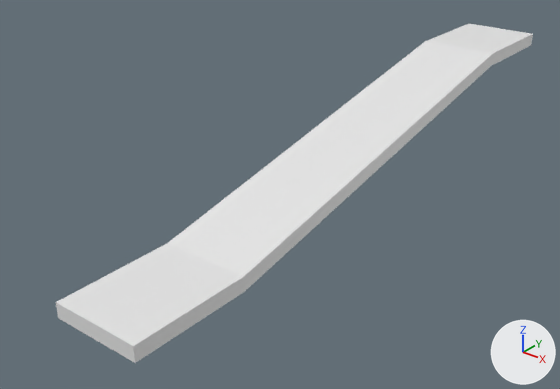
Renders of the Blender file Assets/Models/Paths/StraightRampFlat.blend from each side of a commit.
Camera for both pictures: a camera (50 mm lens) standing at (13.7, -32.6, 8.3) and looking at (-1.2, -14.0, -3.2). The axes (+X, +Y, +Z) are drawn at lower right. The lights are the same throughout.

The older version as bpy lines, for what is in view:
```python
me_cube_001 = bpy.data.meshes.new('Cube.001')
me_cube_001.from_pydata(...)  # 16 vertices, 14 faces; spans x -1.5..1.5, y -23.0..0.0, z -3.5..0.0
ob_path = bpy.data.objects.new('Path', me_cube_001)
ob_path.location = (0.0, 0.0, 0.0)
```
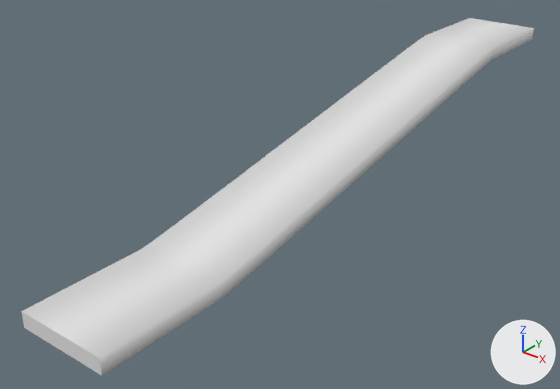
What changed in the scene script:
```text
Add cu_beziercurve_001:
    cu_beziercurve_001 = bpy.data.curves.new('BezierCurve.001', 'CURVE')
    cu_beziercurve_001.dimensions = '3D'
    _sp = cu_beziercurve_001.splines.new('BEZIER'); _sp.bezier_points.add(3)
    _sp.bezier_points.foreach_set('co', [0.0, 0.0, 0.0, 0.0, -4.0, 0.0, 0.0, -20.0, -3.0, 0.0, -24.0, -3.0])
    _sp.bezier_points.foreach_set('handle_left', [0.0, 0.5, 0.0, 0.0, -3.5, 0.0, 0.0, -19.5, -3.0, 0.0, -23.5, -3.0])
    _sp.bezier_points.foreach_set('handle_right', [0.0, -0.5, 0.0, 0.0, -4.5, 0.0, 0.0, -20.5, -3.0, 0.0, -24.5, -3.0])
    for _p, _l, _r in zip(_sp.bezier_points, ['ALIGNED', 'ALIGNED', 'ALIGNED', 'ALIGNED'], ['ALIGNED', 'ALIGNED', 'ALIGNED', 'ALIGNED']): _p.handle_left_type = _l; _p.handle_right_type = _r
    _sp.order_u = 0
    _sp.order_v = 0
    cu_beziercurve_001.use_path = True
    cu_beziercurve_001.use_path_clamp = True
    cu_beziercurve_001.bevel_mode = 'OBJECT'
    cu_beziercurve_001.bevel_resolution = 1
    cu_beziercurve_001.fill_mode = 'FULL'
    cu_beziercurve_001.use_fill_caps = True
    cu_beziercurve_001.bevel_object = ob_shape
Add cu_beziercircle:
    cu_beziercircle = bpy.data.curves.new('BezierCircle', 'CURVE')
    cu_beziercircle.dimensions = '3D'
    _sp = cu_beziercircle.splines.new('BEZIER'); _sp.bezier_points.add(3)
    _sp.bezier_points.foreach_set('co', [-1.5, -0.25, 0.0, -1.5, 0.25, 0.0, 1.5, 0.25, 0.0, 1.5, -0.25, 0.0])
    _sp.bezier_points.foreach_set('handle_left', [-0.5, -0.25, 0.0, -1.5, 0.0833, 0.0, 0.5, 0.25, 0.0, 1.5, -0.0833, 0.0])
    _sp.bezier_points.foreach_set('handle_right', [-1.5, -0.0833, 0.0, -0.5, 0.25, 0.0, 1.5, 0.0833, 0.0, 0.5, -0.25, 0.0])
    for _p, _l, _r in zip(_sp.bezier_points, ['VECTOR', 'VECTOR', 'VECTOR', 'VECTOR'], ['VECTOR', 'VECTOR', 'VECTOR', 'VECTOR']): _p.handle_left_type = _l; _p.handle_right_type = _r
    _sp.order_u = 0
    _sp.order_v = 0
    _sp.use_cyclic_u = True
    cu_beziercircle.use_path = True
    cu_beziercircle.use_path_clamp = True
    cu_beziercircle.fill_mode = 'FULL'
Change ob_path:
    ob_path: bpy.data.objects.new('Path', me_cube_001) -> bpy.data.objects.new('Path', cu_beziercurve_001)
Add ob_shape:
    ob_shape = bpy.data.objects.new('Shape', cu_beziercircle)
    ob_shape.location = (0.0, 0.0, 0.0)
```

What differs and where, as boxes (x1, y1, x2, y2) in the pictures (560 x 389 px):
'Path', reshaped (8% wider)
    before: (56, 24, 533, 363)
    after: (21, 18, 534, 376)
